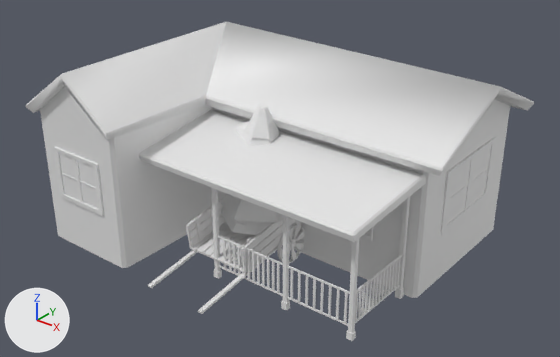
Two versions of the FBX model Assets/_Lost in Tales/Prefabs/Fase2/Lucca/farm_assets_Lucca.fbx, one commit apart.
The view is the same before and after, from a camera (50 mm lens) standing at (9.6, -11.36, 8.93) and looking at (0.09, 0.53, 1.56). The lights are fixed; the arrows at lower left show +X, +Y and +Z. Materials are left out; every surface is plain grey. Where no turn or scale is listed for an object, it has been applied to the vertices.

The first picture shows 'arvore_2', 'carroca', 'casa'.
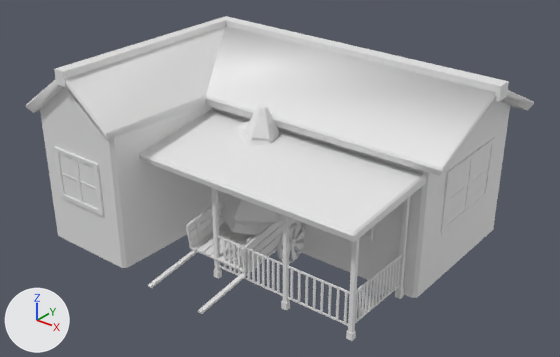
Commit message: UPDATE CASA

What differs and where, as boxes (x1, y1, x2, y2) in the pictures (560 x 357 px):
'casa', reshaped
    before: (25, 22, 534, 341)
    after: (25, 16, 534, 341)
part 1 of me_casa, added
    after: (54, 16, 509, 102)

Edits to the bpy script that builds the scene:
```text
Change me_casa:
    used by ob_casa; location = (0.0, 0.0, 0.0)
    remove me_casa.from_pydata(...)  # 1328 vertices, 1197 faces; spans x -4.25..4.1, y -2.67..4.23, z -0.04..4.19
    add me_casa.from_pydata(...)  # 1340 vertices, 1207 faces; spans x -4.25..4.17, y -2.67..4.23, z -0.04..4.26
    me_casa part 1: 12 vertices added at x -3.1..4.17, y -2.67..2.41, z 3.83..4.26
```
